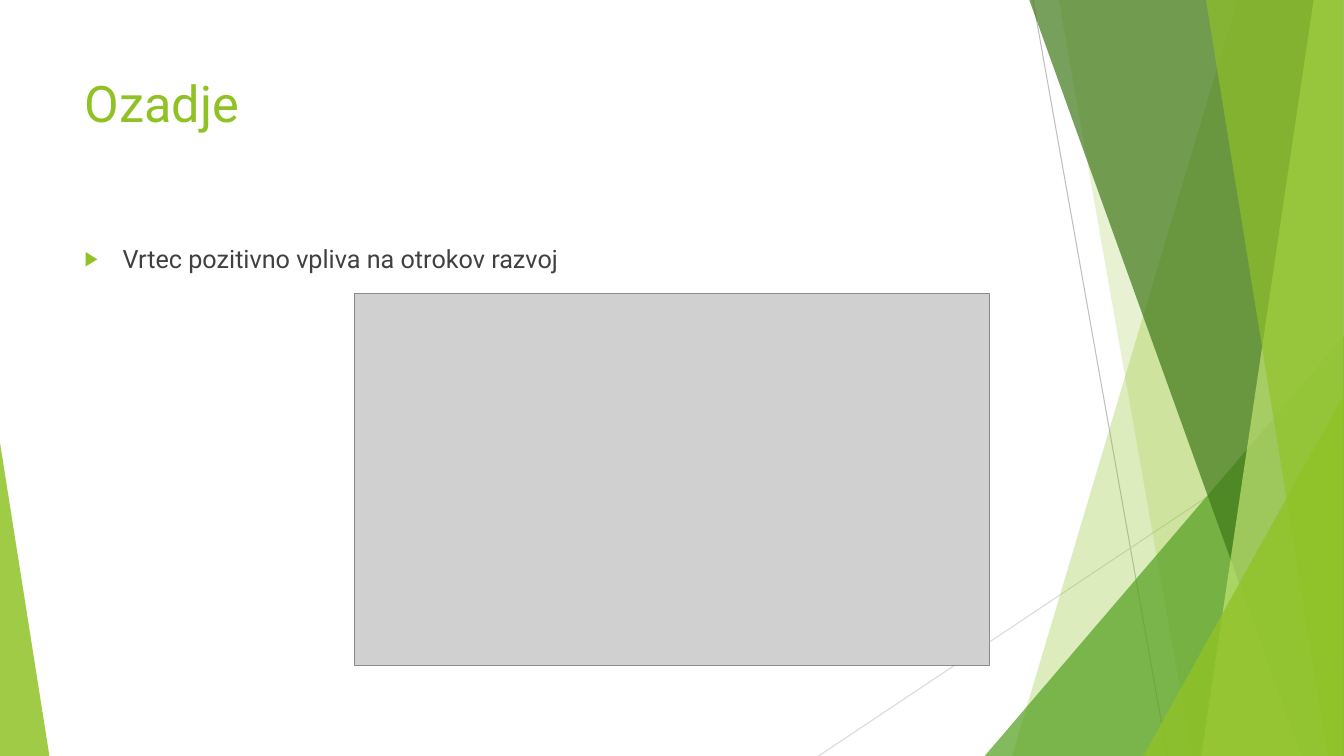
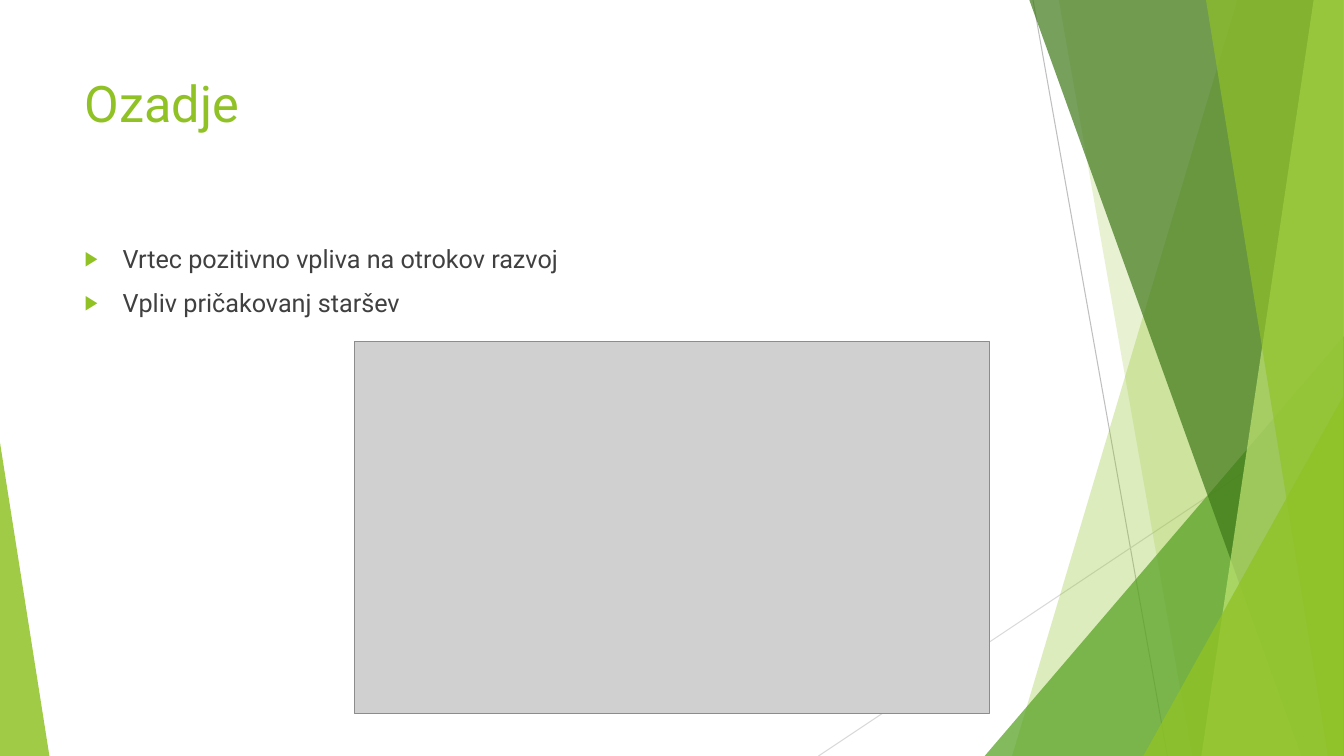
Before and after one commit to borbregant/Doktorat_all, a slide deck: slide 2 of stemberger/predstavitev.pptx. Drawn at 1344x756 pixels with LibreOffice and Linux fonts; fonts in the diff are those of the drawing; grey boxes stand for pictures. Boxes give left, top, right and bottom in pixels: in the first picture for what was removed or moved away, otherwise in the second. Text is boxed around its words. In the diff, an @@ line names an element or a change of style, - is before the commit and + after.

```diff
--- a/stemberger/predstavitev.pptx
+++ b/stemberger/predstavitev.pptx
@@ text at bbox=[123, 293, 400, 318]: paragraph added @@
+▶ Vpliv pričakovanj staršev
@@ picture: place and size @@
-picture at bbox=[355, 293, 990, 665]
+picture at bbox=[355, 342, 990, 714]
```
Also in this commit, not shown: 6 other slides changed, 15 slides added, 4 slides removed, 32 other files.
